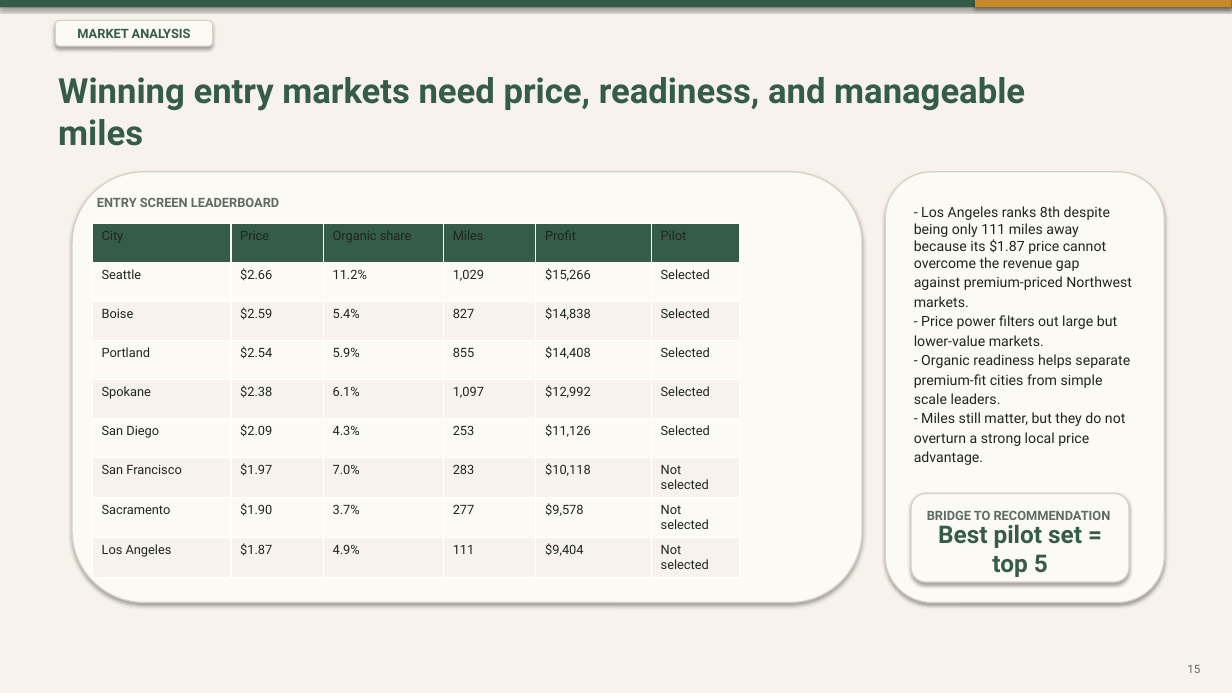
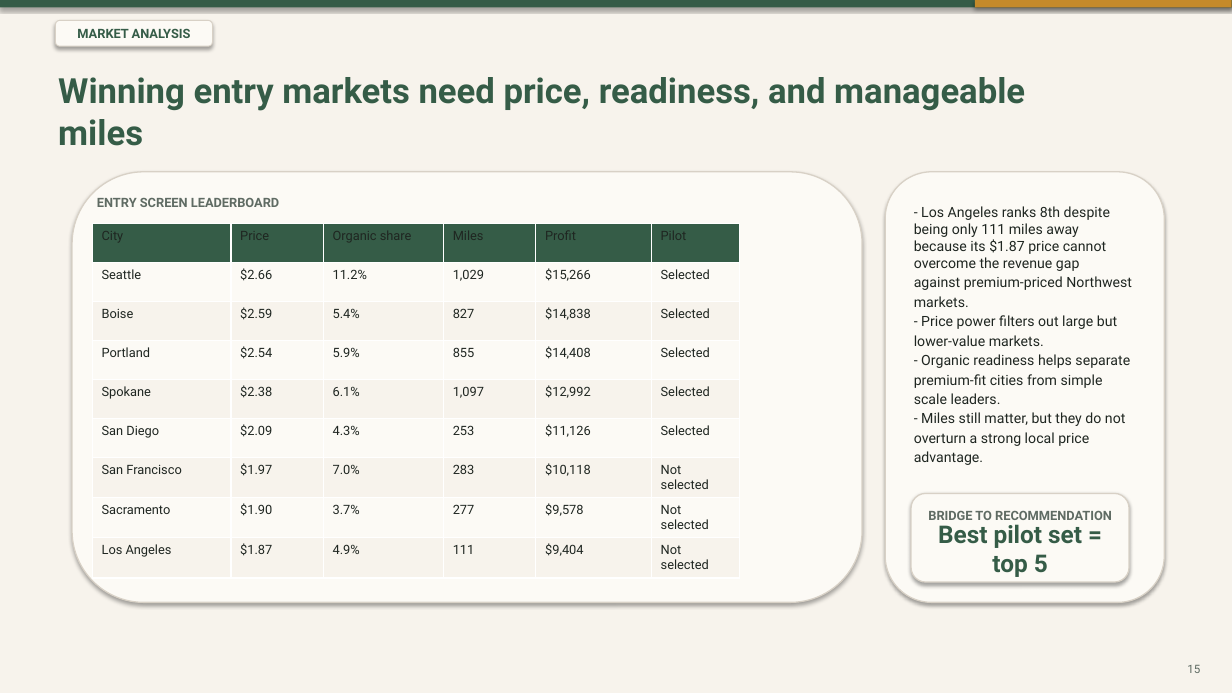
Before and after one commit to Knightery/IMA2026, a slide deck: slide 15 of slides/case-deck.pptx. Drawn at 1232x693 pixels with LibreOffice and Linux fonts; fonts in the diff are those of the drawing. Boxes give left, top, right and bottom in pixels: in the first picture for what was removed or moved away, otherwise in the second. Text is boxed around its words. In the diff, an @@ line names an element or a change of style, - is before the commit and + after.

```diff
--- a/slides/case-deck.pptx
+++ b/slides/case-deck.pptx
@@ text "BRIDGE TO RECOMMENDATION" at (928, 511, 1112, 520): alignment left to centre @@
```
Also in this commit, not shown: 4 other slides changed, 5 slides added, 5 slides removed, 8 other files.
